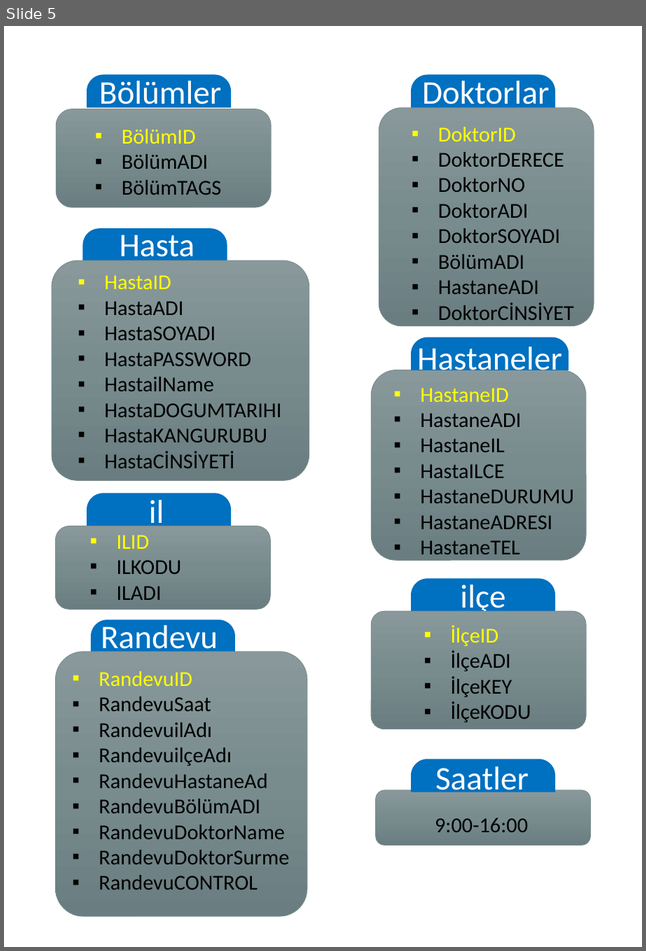
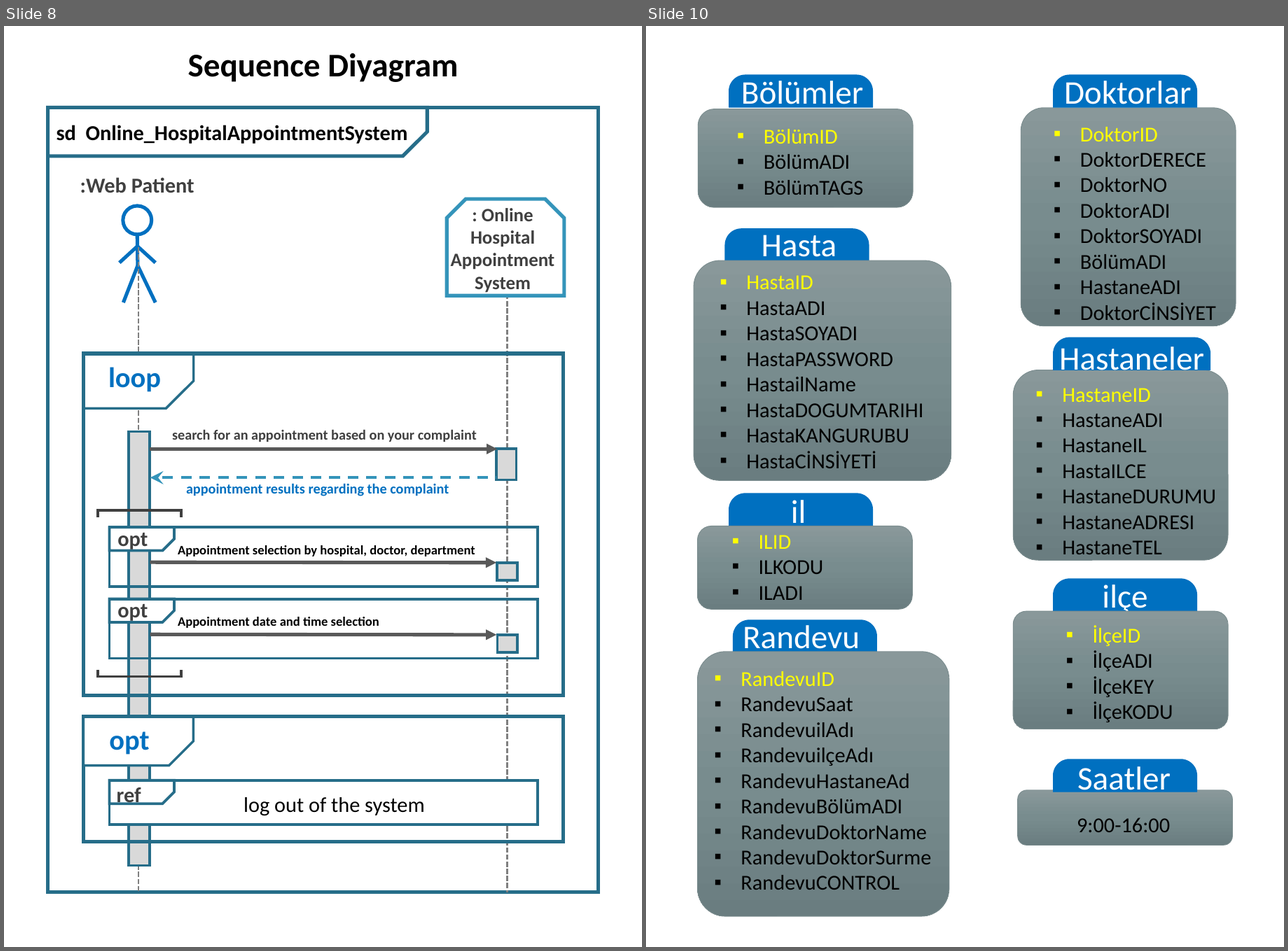
Before and after one commit to HAS-Project/Hospital-Appointment-System, a slide deck: Has-Project Report.pptx. Shown side by side, each under a label of ours: slide 5 before the commit, slides 8 and 10 after it; the slides between them are not shown. The pictures are 646x951 and 1288x951 pixels, drawn with LibreOffice and Linux fonts; fonts in the diff are those of the drawing. Boxes give left, top, right and bottom in pixels: in the first picture for what was removed or moved away, otherwise in the second. Text is boxed around its words. In the diff, an @@ line names an element or a change of style, - is before the commit and + after.

```diff
--- a/Has-Project Report.pptx
+++ b/Has-Project Report.pptx
@@ slide 8 added at [4, 26, 642, 947], background #FFFFFF @@
@@ text added at [188, 53, 458, 82], 28 pt, text #000000, bold @@
+Sequence Diyagram
@@ rectangle added at [48, 108, 598, 893], outline #266D8A 3 pt @@
@@ snip rect added at [48, 108, 428, 156], outline #266D8A 3 pt @@
@@ text added at [56, 125, 408, 144], 18 pt, text #000000, bold @@
+sd Online_HospitalAppointmentSystem
@@ text added at [80, 177, 194, 193], 18 pt, text #404040, bold @@
+:Web Patient
@@ snip same rect added at [447, 199, 564, 296], fill #FFFFFF, outline #3494BA 3 pt @@
@@ text added at [451, 208, 555, 294], 16 pt, text #404040, bold @@
+: Online
+Hospital Appointment System
@@ group added at [119, 207, 155, 302]: 5 lines, 1 ellipse @@
@@ line added from (138, 247) to (138, 893), #808080 1.5 pt dashed @@
@@ line added from (507, 266) to (507, 893), #808080 1.5 pt dashed @@
@@ snip rect added at [84, 354, 194, 409], fill #FFFFFF, outline #266D8A 2 pt @@
@@ rectangle added at [84, 354, 563, 695], outline #266D8A 3 pt @@
@@ text added at [108, 367, 161, 392], 24 pt, text #0070C0, bold @@
+loop
@@ rectangle added at [129, 431, 150, 865], fill #D9D9D9, outline #266D8A 2.25 pt @@
@@ text added at [172, 430, 476, 442], 12 pt, text #404040, bold @@
+search for an appointment based on your complaint
@@ arrow added from (150, 450) to (497, 450), #595959 3 pt @@
@@ rectangle added at [496, 449, 516, 479], fill #D9D9D9, outline #266D8A 2.25 pt @@
@@ arrow added from (496, 477) to (150, 477), #3494BA 2.25 pt dashed @@
@@ text added at [186, 483, 448, 496], 12 pt, text #0070C0, bold @@
+appointment results regarding the complaint
@@ left bracket added at [98, 510, 181, 517], outline #404040 2.25 pt @@
@@ group added at [110, 528, 538, 587]: 2 rectangles, 2 texts, 1 snip rect, 1 arrow @@
+opt
+Appointment selection by hospital, doctor, department
@@ group added at [110, 599, 538, 659]: 2 texts, 1 snip rect, 1 rectangle @@
+opt
+Appointment date and time selection
@@ arrow added from (150, 635) to (496, 635), #595959 3 pt @@
@@ rectangle added at [497, 635, 516, 652], fill #D9D9D9, outline #266D8A 2.25 pt @@
@@ left bracket added at [98, 670, 181, 676], outline #404040 2.25 pt @@
@@ snip rect added at [83, 718, 193, 766], fill #FFFFFF, outline #266D8A 2 pt @@
@@ rectangle added at [84, 716, 563, 842], outline #266D8A 3 pt @@
@@ text added at [109, 732, 149, 755], 24 pt, text #0070C0, bold @@
+opt
@@ rectangle added at [110, 780, 538, 825], fill #FFFFFF, outline #266D8A 2.25 pt @@
@@ snip rect added at [110, 780, 174, 803], fill #FFFFFF, outline #266D8A 2.25 pt @@
@@ text added at [117, 788, 141, 805], 18 pt, text #404040, bold @@
+ref
@@ text added at [243, 797, 425, 816], 18 pt, text #000000 @@
+log out of the system
@@ what was slide 5 is now slide 10 @@
```
Also in this commit, not shown: 4 slides changed, 18 other slides added, 3 slides removed.
